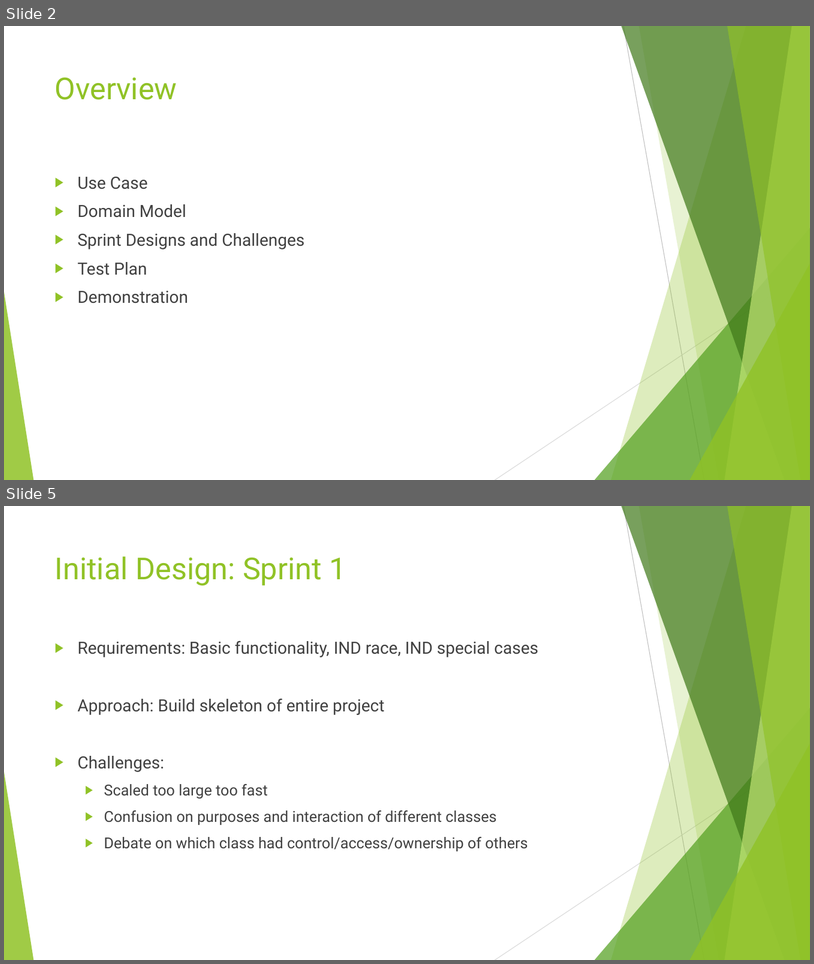
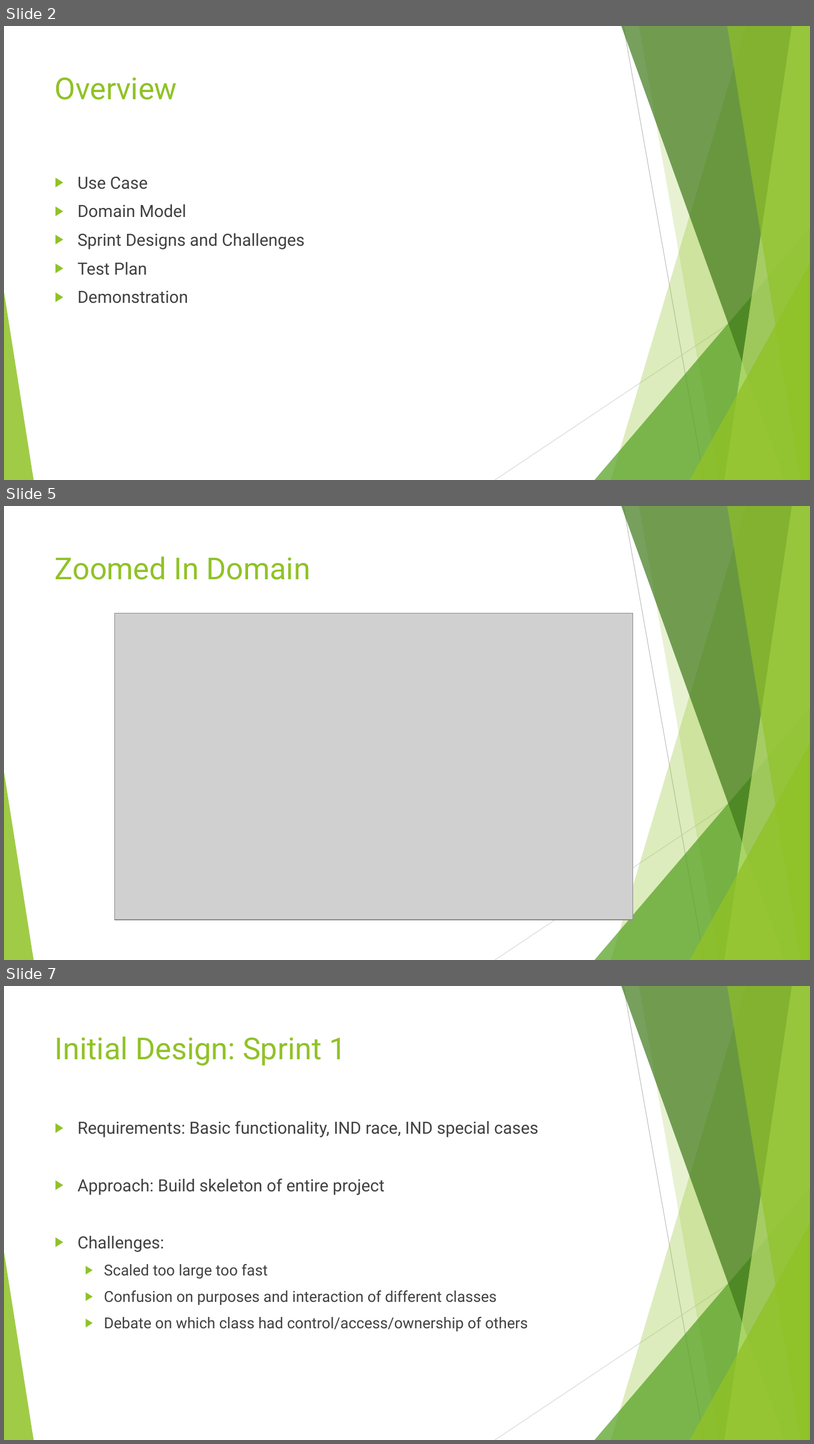
Before and after one commit to jamesonn/CS361_Final_Project, a slide deck: Chrono Timer v1.pptx. Shown one above the other, each under a label of ours: slides 2 and 5 before the commit, slides 2, 5 and 7 after it; the slides between them are not shown. The pictures are 814x964 and 814x1444 pixels, drawn with LibreOffice and Linux fonts; fonts in the diff are those of the drawing; grey boxes stand for pictures. Boxes give left, top, right and bottom in pixels: in the first picture for what was removed or moved away, otherwise in the second. Text is boxed around its words. In the diff, an @@ line names an element or a change of style, - is before the commit and + after.

```diff
--- a/Chrono Timer v1.pptx
+++ b/Chrono Timer v1.pptx
@@ slide 5 added at [4, 506, 810, 960], background #FFFFFF; not listed: 10 template elements that a slide beside it also shows @@
@@ title added at [55, 556, 311, 580], 36 pt, text #90C226 @@
+Zoomed In Domain
@@ picture added at [115, 613, 634, 919] @@
@@ what was slide 5 is now slide 7 @@
```
Also in this commit, not shown: 2 slides changed, 1 other slide added, 8 other files.
